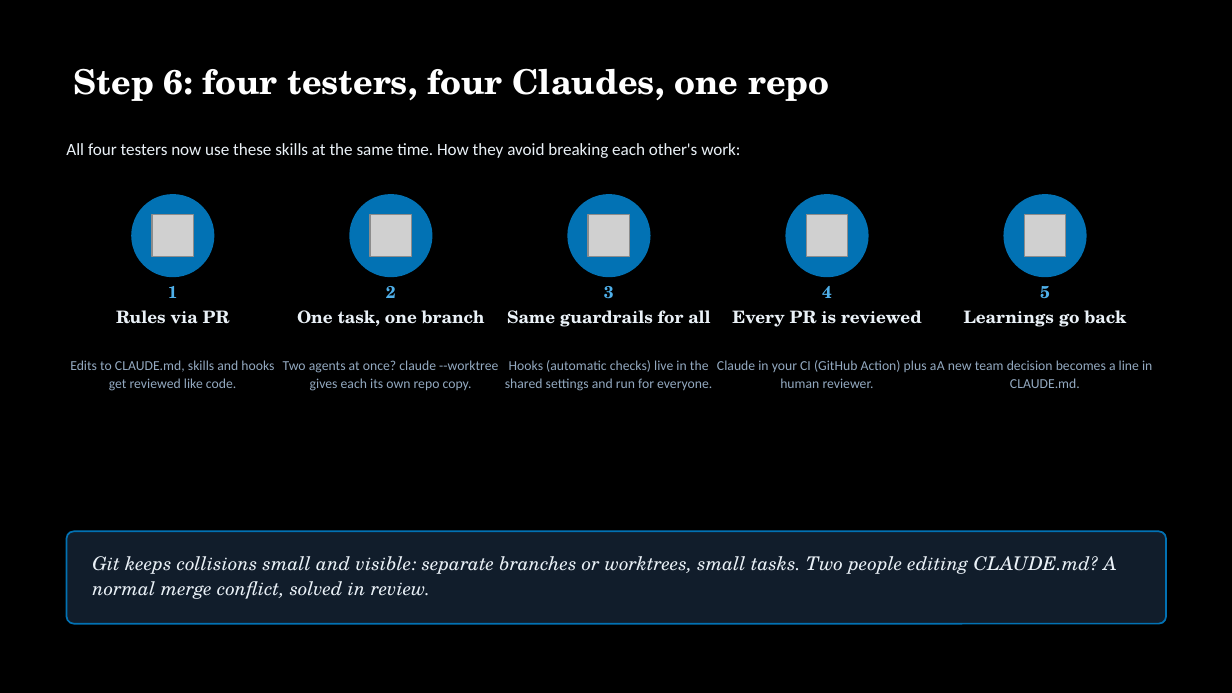
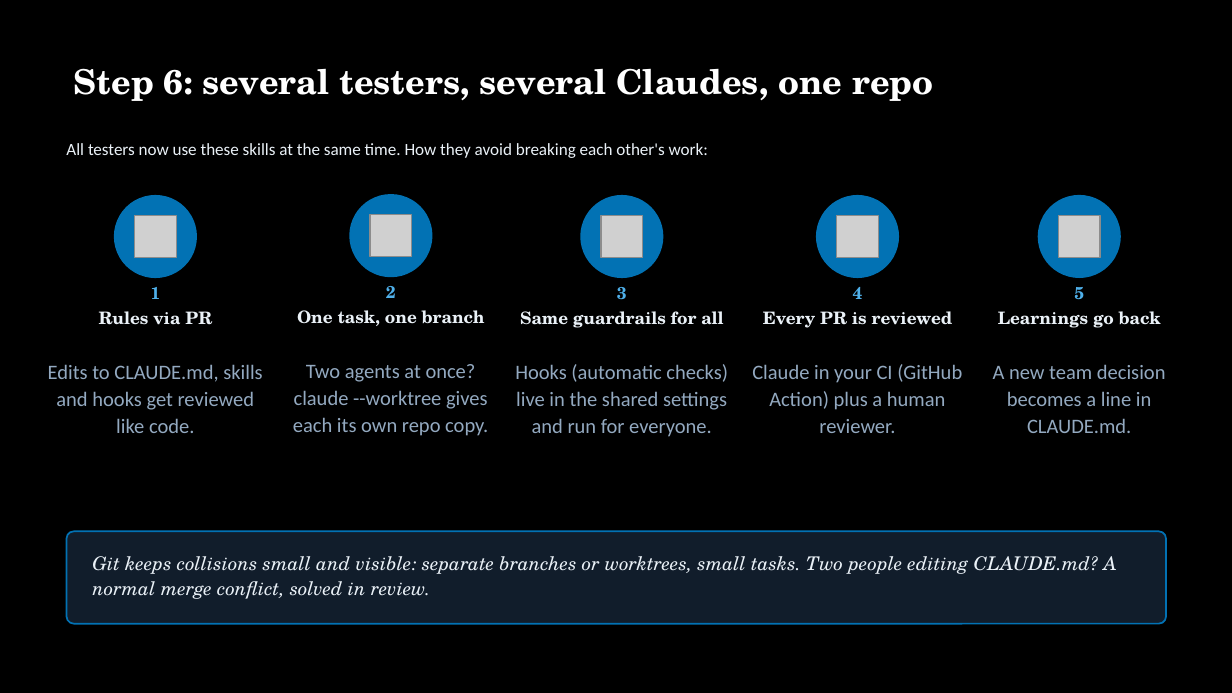
Before and after one commit to ApplauseAuto/testcon-ai-cc-demo, a slide deck: slide 26 of presentation/TestCon2026 - A Tester's Guide to Claude Code.pptx (slide 27 before the commit). Drawn at 1232x693 pixels with LibreOffice and Linux fonts; fonts in the diff are those of the drawing; grey boxes stand for pictures. Boxes give left, top, right and bottom in pixels: in the first picture for what was removed or moved away, otherwise in the second. Text is boxed around its words. In the diff, an @@ line names an element or a change of style, - is before the commit and + after.

```diff
--- a/presentation/TestCon2026 - A Tester's Guide to Claude Code.pptx
+++ b/presentation/TestCon2026 - A Tester's Guide to Claude Code.pptx
@@ title at [74, 68, 933, 101]: text changed @@
-Step 6: four testers, four Claudes, one repo
+Step 6: several testers, several Claudes, one repo
@@ text at [66, 143, 708, 158]: text changed @@
-All four testers now use these skills at the same time. How they avoid breaking each other's work:
+All testers now use these skills at the same time. How they avoid breaking each other's work:
@@ 3 texts, 1 picture, 1 ellipse: place and size @@
-3 texts, 1 picture, 1 ellipse at [70, 193, 274, 391]
+3 texts, 1 picture, 1 ellipse at [48, 195, 262, 433]
@@ ellipse: place and size @@
-ellipse at [568, 193, 652, 277]
+ellipse at [580, 195, 663, 277]
@@ 3 texts, 1 picture, 1 ellipse: place and size @@
-3 texts, 1 picture, 1 ellipse at [717, 193, 937, 388]
+3 texts, 1 picture, 1 ellipse at [752, 195, 962, 433]
@@ 3 texts, 1 picture, 1 ellipse: place and size @@
-3 texts, 1 picture, 1 ellipse at [937, 193, 1152, 388]
+3 texts, 1 picture, 1 ellipse at [993, 195, 1166, 433]
@@ 3 texts, 1 picture: place and size @@
-3 texts, 1 picture at [505, 214, 712, 391]
+3 texts, 1 picture at [515, 216, 728, 437]
@@ size 8 to 12 pt in 5 elements at [293, 364, 488, 436], [515, 364, 728, 437], [48, 364, 262, 433], [752, 364, 962, 433], [993, 364, 1166, 433] @@
```
Also in this commit, not shown: 28 other slides changed, 1 slide added, 2 slides removed, 1 other file.
